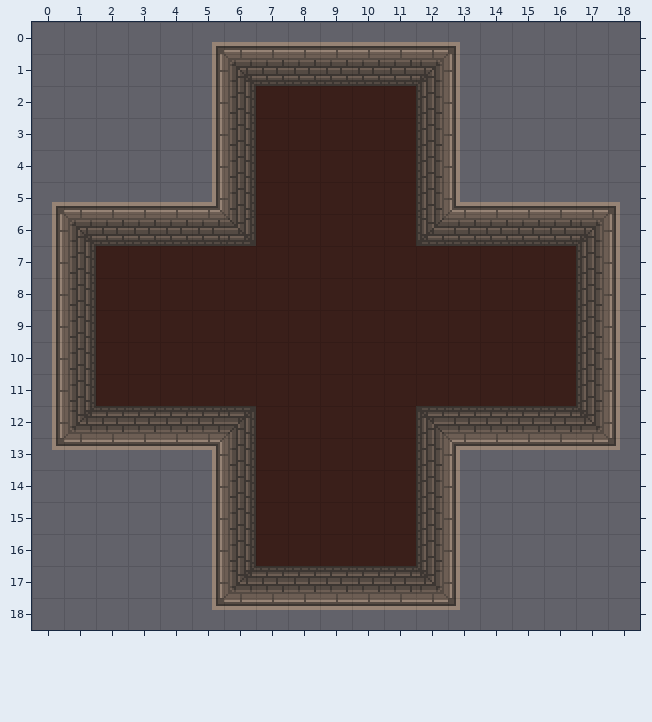
Two versions of a level (Tiled map, assets/tiled/2.tmx). Above: the version before the commit.
Cells are 16x16 px. Shown: x 0..18, y 0..18. The old version is drawn lined up with the new one.
Now the later version:
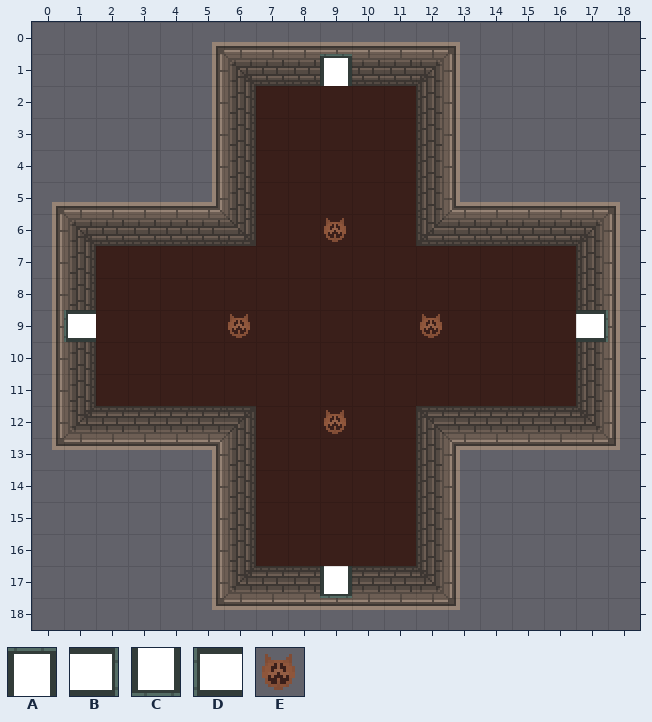
Key: from "entity": A 0, B 1, C 2, D 3, E 4.
_ is an empty cell.
Tiles of an added or newly shown layer are drawn over the layers below it.
Diff:
map size 20x20 -> 19x19 cells (old content now starts at -1,0; both pictures use the new coordinates)
Layer "objects" (added):
y 1: x 9 _ -> A
y 6: x 9 _ -> E
y 9: x 1 _ -> D; x 6 _ -> E; x 12 _ -> E; x 17 _ -> B
y 12: x 9 _ -> E
y 17: x 9 _ -> C
Where, in picture pixels (left, top, right, bottom), the same in both pictures:
added: (320, 54, 352, 86)
added: (324, 218, 346, 242)
added: (64, 310, 96, 342)
added: (228, 314, 250, 338)
added: (420, 314, 442, 338)
added: (576, 310, 608, 342)
added: (324, 410, 346, 434)
added: (320, 566, 352, 598)
